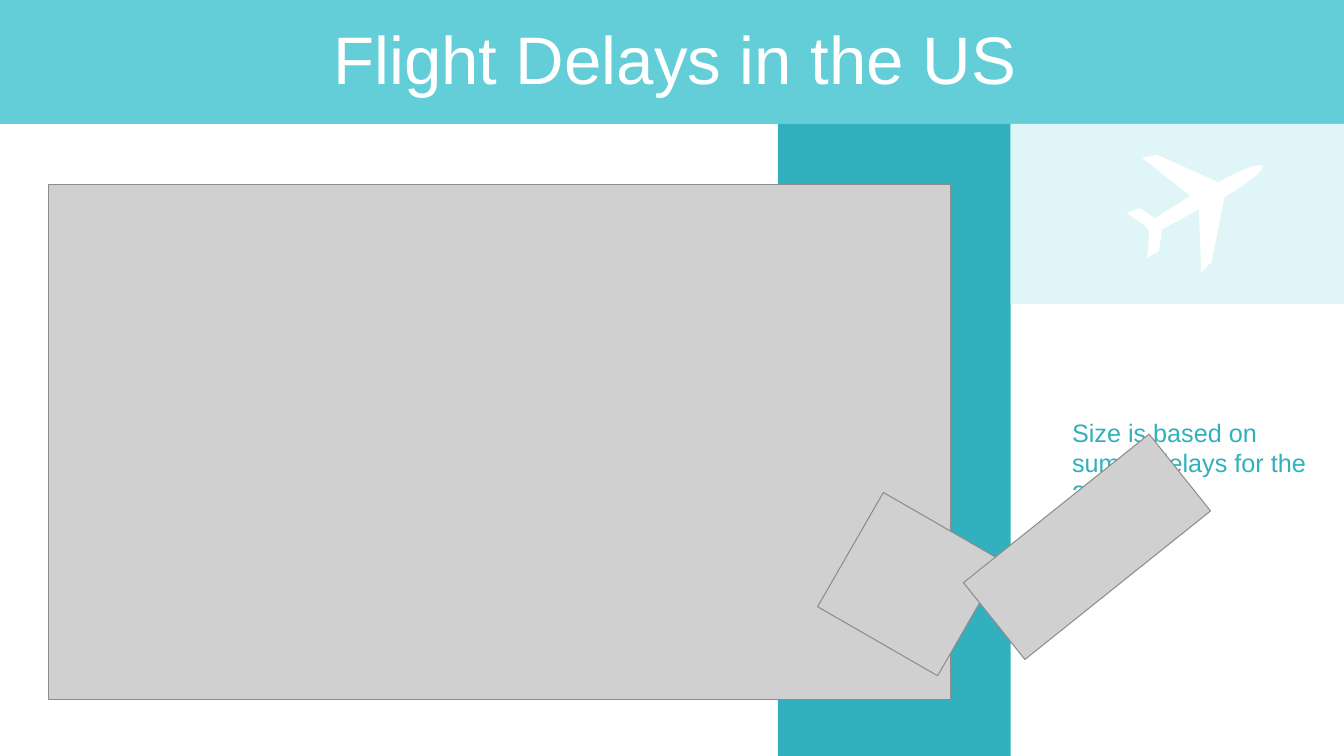
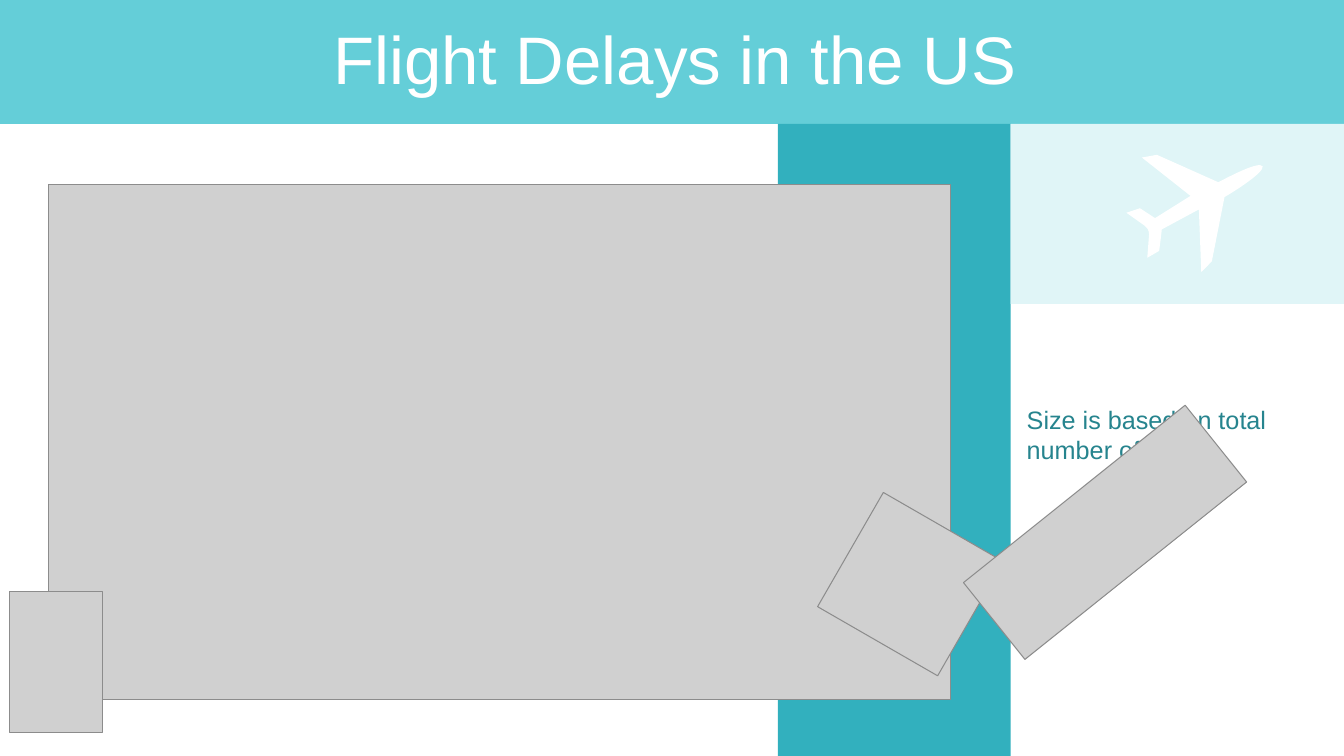
Before and after one commit to bgrullon/FlightDelayPrediction, a slide deck: slide 4 of src/presentation/Flight Delay Prediction.pptx (slide 5 before the commit). Drawn at 1344x756 pixels with LibreOffice and Linux fonts; fonts in the diff are those of the drawing; grey boxes stand for pictures. Boxes give left, top, right and bottom in pixels: in the first picture for what was removed or moved away, otherwise in the second. Text is boxed around its words. In the diff, an @@ line names an element or a change of style, - is before the commit and + after.

Commit message:
final presentation edits

```diff
--- a/src/presentation/Flight Delay Prediction.pptx
+++ b/src/presentation/Flight Delay Prediction.pptx
@@ picture: place and size @@
-picture at <box>963,435,1211,660</box>
+picture at <box>963,405,1247,660</box>
@@ text at <box>1027,409,1266,465</box>: text changed; text colour #30B1BD to #25848E @@
-Size is based on sum of delays for the 3 days.
+Size is based on total number of delays.
@@ picture added at <box>10,591,103,732</box> @@
```
Also in this commit, not shown: 13 other slides changed, 4 slides added, 2 slides removed, 2 other files.
